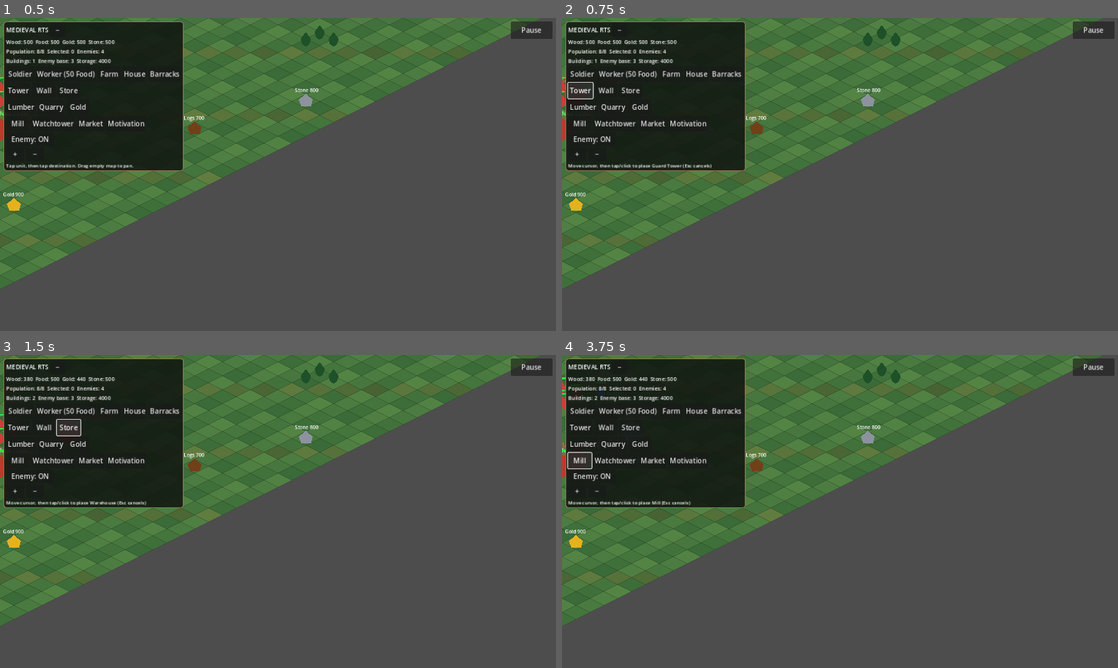
Above: before the commit, frames 1-4 (two rows, left to right).
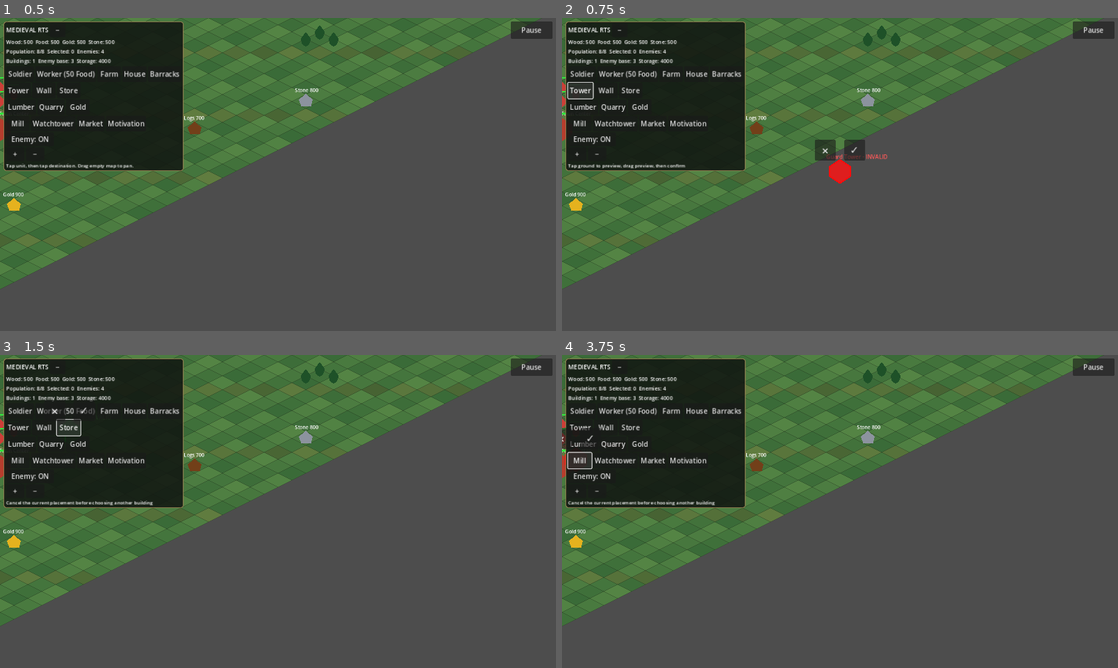
Above: after the commit, the same moments.

Repository: noub1234567-cmd/Medieval-RTS-Test
Game: Godot game, scene res://scenes/main.tscn
Same seed, same stepped clock (60 frames per second), same inputs: the game is played once before the commit and once after it.
Inputs:
- Up to frame 1 (0.5 s): no input
- Up to frame 2 (0.75 s): click "Tower" at 0.5 s
- Up to frame 3 (1.5 s): click "Store" at 1.25 s
- Up to frame 4 (3.75 s): click "Lumber" at 2 s; click "Gold" at 2.75 s; click "Mill" at 3.5 s

Frame 1 is identical in both runs. In frame 2, 1.0% of the frame differs, in the area x 0-59%, y 19-53%; in frame 3, 0.3%; in frame 4, 0.4%.

Commit message:
Implement touchscreen selection and confirmed building placement

Diff:
--- a/scripts/game.gd
+++ b/scripts/game.gd
@@ -22,6 +22,12 @@
 var touch_start_screen := Vector2.ZERO
 var touch_pan := false
 var touch_unit_start := false
+var touch_dragging_preview:=false
+var preview_initialized:=false
+var selected_frame:Node2D=null
+var preview_confirm_button:Button=null
+var preview_cancel_button:Button=null
+const TOUCH_DRAG_THRESHOLD:=15.0
 var hud_collapsed := false
 var market_panel:PanelContainer
 var market_sell_option:OptionButton
@@ -243,178 +249,144 @@
 	return (p-camera_offset)/zoom_level
 
 func _input(event:InputEvent) -> void:
-	# Treat the Motivation Center as a modal window: prevent the game map from
-	# processing clicks/touches while its controls are open.
-	if is_instance_valid(motivation_panel):
-		return
-	if market_window_open:
+	if is_instance_valid(motivation_panel) or market_window_open:return
+	if event is InputEventKey and event.pressed and event.keycode==KEY_ESCAPE:
+		cancel_build_placement()
 		return
 	if event is InputEventMouseButton:
 		if event.button_index==MOUSE_BUTTON_LEFT:
 			if event.pressed:
-				drag_start=screen_to_world(event.position)
-				drag_current=drag_start
+				touch_start_screen=event.position
+				touch_dragging_preview=placing_building and preview_initialized and is_point_on_preview(screen_to_world(event.position))
 				dragging=true
+				touch_unit_start=find_player_unit_at(screen_to_world(event.position))!=null
 			elif dragging:
-				finish_selection(screen_to_world(event.position))
+				var moved=event.position.distance_to(touch_start_screen)
+				if placing_building:
+					if not preview_initialized or (not touch_dragging_preview and moved<=TOUCH_DRAG_THRESHOLD):
+						placement_cursor_world=screen_to_world(event.position)
+						preview_initialized=true
+						update_building_ghost()
+					elif touch_dragging_preview and moved>TOUCH_DRAG_THRESHOLD:
+						placement_cursor_world=screen_to_world(event.position)
+						update_building_ghost()
+				elif moved<=TOUCH_DRAG_THRESHOLD:
+					touch_tap(screen_to_world(event.position))
+				elif not touch_unit_start:
+					finish_selection(screen_to_world(event.position))
 				dragging=false
+				touch_dragging_preview=false
+				get_node("SelectionOverlay").clear_rect()
 		elif event.button_index==MOUSE_BUTTON_RIGHT and event.pressed:
-			if placing_building: place_building(screen_to_world(event.position))
-			else: attack_or_move(screen_to_world(event.position))
+			if placing_building:cancel_build_placement()
+			else:attack_or_move(screen_to_world(event.position))
 		elif event.button_index==MOUSE_BUTTON_WHEEL_UP:
-			zoom_level=min(zoom_level*1.12,2.2)
-			update_view()
+			zoom_level=min(zoom_level*1.12,2.2);update_view()
 		elif event.button_index==MOUSE_BUTTON_WHEEL_DOWN:
-			zoom_level=max(zoom_level/1.12,0.35)
-			update_view()
-	elif event is InputEventKey and event.pressed and event.keycode==KEY_ESCAPE:
-		placing_building=false
-		if is_instance_valid(building_ghost): building_ghost.queue_free(); building_ghost=null
-		if is_instance_valid(help_label): help_label.text="Placement cancelled"
-	elif event is InputEventMouseMotion:
-		if placing_building:
-			placement_cursor_world=screen_to_world(event.position)
-			update_building_ghost()
-		if dragging:
-			drag_current=screen_to_world(event.position)
-			overlay_update()
+			zoom_level=max(zoom_level/1.12,0.35);update_view()
+	elif event is InputEventMouseMotion and dragging:
+		if placing_building and touch_dragging_preview:
+			placement_cursor_world=screen_to_world(event.position);update_building_ghost()
+		elif not placing_building and event.position.distance_to(touch_start_screen)>TOUCH_DRAG_THRESHOLD and not touch_unit_start:
+			drag_current=screen_to_world(event.position);overlay_update()
 	elif event is InputEventScreenTouch:
 		if event.pressed:
-			if event.position.x<520.0 and event.position.y<280.0:
-				dragging=false
-				return
+			if event.position.x<520.0 and event.position.y<280.0:return
 			touch_start_screen=event.position
-			placement_cursor_world=screen_to_world(event.position)
-			if placing_building: update_building_ghost()
-			drag_start=screen_to_world(event.position)
-			drag_current=drag_start
-			touch_unit_start=find_player_unit_at(drag_start)!=null
-			touch_pan=false
+			touch_unit_start=find_player_unit_at(screen_to_world(event.position))!=null
+			touch_dragging_preview=placing_building and preview_initialized and is_point_on_preview(screen_to_world(event.position))
 			dragging=true
-		else:
-			if dragging:
-				var moved=event.position.distance_to(touch_start_screen)
-				if touch_pan and moved>20.0:
-					pass
-				elif placing_building:
-					place_building(screen_to_world(event.position))
-				elif moved>20.0 and touch_unit_start:
-					finish_selection(screen_to_world(event.position))
-				else:
-					touch_tap(screen_to_world(event.position))
-				dragging=false
-				get_node("SelectionOverlay").clear_rect()
-				update_status()
-			dragging=false
+		elif dragging:
+			var moved=event.position.distance_to(touch_start_screen)
+			if placing_building:
+				if not preview_initialized or (not touch_dragging_preview and moved<=TOUCH_DRAG_THRESHOLD):
+					placement_cursor_world=screen_to_world(event.position);preview_initialized=true;update_building_ghost()
+				elif touch_dragging_preview and moved>TOUCH_DRAG_THRESHOLD:
+					placement_cursor_world=screen_to_world(event.position);update_building_ghost()
+			elif moved<=TOUCH_DRAG_THRESHOLD:
+				touch_tap(screen_to_world(event.position))
+			dragging=false;touch_dragging_preview=false
+			get_node("SelectionOverlay").clear_rect();update_status()
 	elif event is InputEventScreenDrag and dragging:
-		placement_cursor_world=screen_to_world(event.position)
-		if placing_building: update_building_ghost()
-		if not touch_unit_start and not placing_building:
-			touch_pan=true
-			camera_offset+=event.relative
-			update_view()
-		else:
-			drag_current=screen_to_world(event.position)
-			overlay_update()
+		var moved=event.position.distance_to(touch_start_screen)
+		if placing_building and touch_dragging_preview:
+			placement_cursor_world=screen_to_world(event.position);update_building_ghost()
+		elif not placing_building and moved>TOUCH_DRAG_THRESHOLD and not touch_unit_start:
+			camera_offset+=event.relative;touch_pan=true;update_view()
 
 func find_player_unit_at(pos:Vector2)->Node2D:
-	var nearest:Node2D=null
-	var best=48.0
 	for unit in units:
-		if is_instance_valid(unit) and unit.team==0:
-			var d=unit.position.distance_to(pos)
-			if d<best:
-				best=d
-				nearest=unit
-	return nearest
+		if is_instance_valid(unit) and unit.team==0 and unit.health>0 and not unit.sheltered:
+			if Rect2(unit.position-Vector2(11,15),Vector2(22,30)).has_point(pos):return unit
+	return null
 
 func find_town_center_at(pos:Vector2)->Node2D:
-	for building in buildings:
-		if is_instance_valid(building) and building.team==0 and building.building_type=="Town Center" and building.health>0 and pos.distance_to(building.position)<90.0:
-			return building
+	for b in buildings:
+		if is_instance_valid(b) and b.team==0 and b.building_type=="Town Center" and b.health>0 and Rect2(b.position-Vector2(36,42),Vector2(72,84)).has_point(pos):return b
 	return null
 
 func find_player_building_at(pos:Vector2)->Node2D:
-	var nearest:Node2D=null
-	var best_distance:=58.0
-	for building in buildings:
-		if is_instance_valid(building) and building.team==0 and building.building_type!="Town Center" and building.health>0 and building.is_complete:
-			var distance=building.position.distance_to(pos)
-			if distance<best_distance:
-				best_distance=distance
-				nearest=building
-	return nearest
+	for b in buildings:
+		if is_instance_valid(b) and b.team==0 and b.building_type!="Town Center" and b.health>0 and b.is_complete and Rect2(b.position-Vector2(26,30),Vector2(52,60)).has_point(pos):return b
+	return null
+
+func find_resource_node_at(pos:Vector2)->Node2D:
+	for node in resource_nodes:
+		if is_instance_valid(node) and node.amount>0 and Rect2(node.position-Vector2(19,17),Vector2(38,34)).has_point(pos):return node
+	return null
 
 func touch_tap(pos:Vector2)->void:
 	if placing_building:
-		place_building(pos)
-		return
-	# Manually selected workers can be reassigned to an upgrade in progress.
+		if not preview_initialized:
+			placement_cursor_world=pos;preview_initialized=true;update_building_ghost()
+		return
+	var resource_hit=find_resource_node_at(pos)
+	if resource_hit!=null and not selected.is_empty():
+		for worker in selected:
+			if is_instance_valid(worker) and worker.team==0:worker.harvest_target(resource_hit)
+		help_label.text="Workers assigned to gather %s" % resource_hit.resource_type
+		return
 	var upgrading_target=find_upgrading_building_at(pos)
 	if upgrading_target!=null and not selected.is_empty():
-		assign_selected_workers_to_upgrade(upgrading_target)
-		return
-	# When workers are selected, resolve construction-site hits first and
-	# issue the build order before any building-selection or movement logic.
+		assign_selected_workers_to_upgrade(upgrading_target);return
 	var site=find_unfinished_building_at(pos)
 	if site!=null and not selected.is_empty():
 		var assigned:=false
 		for worker in selected:
-			if is_instance_valid(worker) and worker.team==0:
-				worker.build_target(site)
-				assigned=true
-		if assigned:
-			help_label.text="Builders reassigned to construction!"
-			return
+			if is_instance_valid(worker) and worker.team==0:worker.build_target(site);assigned=true
+		if assigned:help_label.text="Builders reassigned to construction!";return
 	if site!=null:
-		clear_selection()
-		selected_building=site
+		clear_selection();selected_building=site;create_selection_frame(site,Vector2(52,60))
 		if is_instance_valid(cancel_build_button):cancel_build_button.visible=true
 		if is_instance_valid(demolish_building_button):demolish_building_button.visible=false
-		help_label.text="Construction selected — cancel to recover 60% of cost"
-		return
-	var town_center=find_town_center_at(pos)
-	if town_center!=null:
-		clear_selection()
-		selected_building=town_center
-		if is_instance_valid(upgrade_town_center_button): upgrade_town_center_button.visible=true
-		if is_instance_valid(demolish_building_button): demolish_building_button.visible=false
+		help_label.text="Construction selected — cancel to recover 60% of cost";return
+	var tc=find_town_center_at(pos)
+	if tc!=null:
+		clear_selection();selected_building=tc;create_selection_frame(tc,Vector2(72,84))
+		if is_instance_valid(upgrade_town_center_button):upgrade_town_center_button.visible=true
+		if is_instance_valid(demolish_building_button):demolish_building_button.visible=false
 		if is_instance_valid(recall_workers_button):
-			recall_workers_button.visible=true
-			recall_workers_button.text="Release Workers" if workers_recalled else "Recall Workers"
-		help_label.text="Town Center selected — upgrade to Level 2"
-		return
+			recall_workers_button.visible=true;recall_workers_button.text="Release Workers" if workers_recalled else "Recall Workers"
+		help_label.text="Town Center selected — upgrade to Level 2";return
 	var structure=find_player_building_at(pos)
 	if structure!=null:
+		clear_selection();selected_building=structure;create_selection_frame(structure,Vector2(52,60))
 		if structure.building_type=="Market":
-			clear_selection()
-			selected_building=structure
-			open_market_window()
-			return
+			open_market_window();return
 		if structure.building_type=="Motivation Center":
-			clear_selection()
-			selected_building=structure
 			if is_instance_valid(demolish_building_button):demolish_building_button.visible=true
 			if is_instance_valid(upgrade_building_button):upgrade_building_button.visible=(structure.is_complete and not structure.is_upgrading and structure.building_upgrade_level<2 and find_town_center_level()>=2)
-			open_motivation_center_window()
-			return
-		clear_selection()
-		selected_building=structure
+			open_motivation_center_window();return
 		if is_instance_valid(cancel_build_button):cancel_build_button.visible=false
 		if is_instance_valid(demolish_building_button):demolish_building_button.visible=true
 		if is_instance_valid(upgrade_building_button):upgrade_building_button.visible=(structure.is_complete and not structure.is_upgrading and structure.building_upgrade_level<2 and find_town_center_level()>=2)
 		if structure.building_type in ["Guard Tower","Watchtower"]:structure.set_range_visible(true)
-		help_label.text="Building selected — demolish or upgrade (Town Center Level 2 unlocks upgrades)"
-		return
+		help_label.text="Building selected — demolish or upgrade (Town Center Level 2 unlocks upgrades)";return
 	var unit=find_player_unit_at(pos)
 	if unit!=null:
-		clear_selection()
-		add_selection(unit)
-		return
-	if not selected.is_empty():
-		attack_or_move(pos)
-	else:
-		clear_selection()
+		clear_selection();add_selection(unit);return
+	if not selected.is_empty():attack_or_move(pos)
+	else:clear_selection()
 
 func overlay_update() -> void:
 	var overlay:Node = get_node("SelectionOverlay")
@@ -422,19 +394,15 @@
 
 func finish_selection(end_pos:Vector2) -> void:
 	if placing_building:
-		place_building(end_pos)
-		get_node("SelectionOverlay").clear_rect()
-		return
-	var box := Rect2(drag_start,end_pos-drag_start).abs()
+		get_node("SelectionOverlay").clear_rect();return
+	var box=Rect2(drag_start,end_pos-drag_start).abs()
 	if box.size.length()<14.0:
 		touch_tap(end_pos)
 	else:
 		clear_selection()
 		for u in units:
-			if u.team==0 and box.has_point(u.position):
-				add_selection(u)
-	get_node("SelectionOverlay").clear_rect()
-	update_status()
+			if is_instance_valid(u) and u.team==0 and not u.sheltered and box.has_point(u.position):add_selection(u)
+	get_node("SelectionOverlay").clear_rect();update_status()
 
 func toggle_recall_workers()->void:
 	var tc:=selected_building
@@ -540,6 +508,7 @@
 
 func clear_selection() -> void:
 	close_motivation_center_window()
+	clear_selection_frame()
 	for u in selected:
 		u.set_selected(false)
 	selected.clear()
@@ -551,6 +520,21 @@
 	if is_instance_valid(upgrade_town_center_button):upgrade_town_center_button.visible=false
 	if is_instance_valid(upgrade_building_button):upgrade_building_button.visible=false
 	if is_instance_valid(recall_workers_button):recall_workers_button.visible=false
+
+func clear_selection_frame()->void:
+	if is_instance_valid(selected_frame):selected_frame.queue_free()
+	selected_frame=null
+
+func create_selection_frame(target:Node2D,frame_size:Vector2)->void:
+	clear_selection_frame()
+	var frame:=Line2D.new()
+	frame.width=2.2
+	frame.default_color=Color(1.0,0.88,0.25,1.0)
+	frame.points=PackedVector2Array([Vector2(-frame_size.x/2,-frame_size.y/2),Vector2(frame_size.x/2,-frame_size.y/2),Vector2(frame_size.x/2,frame_size.y/2),Vector2(-frame_size.x/2,frame_size.y/2),Vector2(-frame_size.x/2,-frame_size.y/2)])
+	frame.position=target.position;frame.z_index=15;add_child(frame);selected_frame=frame
+
+func is_point_on_preview(pos:Vector2)->bool:
+	return is_instance_valid(building_ghost) and Rect2(building_ghost.position-Vector2(26,30),Vector2(52,60)).has_point(pos)
 
 func add_selection(u:Node2D) -> void:
 	if not selected.has(u):
@@ -886,51 +870,28 @@
 	return count
 
 func begin_placement(building_name:String) -> void:
+	if placing_building:
+		help_label.text="Cancel the current placement before choosing another building";return
 	if building_name=="Motivation Center":
 		for existing in buildings:
 			if is_instance_valid(existing) and existing.health>0 and existing.building_type=="Motivation Center":
-				help_label.text="Only one Motivation Center can be built"
-				return
-	# Do not create a placement preview when the player cannot afford the building.
-	if not building_cost.has(building_name):
-		help_label.text="Unknown building type"
-		return
+				help_label.text="Only one Motivation Center can be built";return
+	if not building_cost.has(building_name):help_label.text="Unknown building type";return
 	for key in building_cost[building_name]:
 		if resources.get(key,0)<building_cost[building_name][key]:
-			placing_building=false
-			pending_building=""
-			if is_instance_valid(building_ghost):
-				building_ghost.queue_free()
-				building_ghost=null
-			placement_cursor_valid=false
-			help_label.text="Not enough resources to build %s" % building_name
-			return
-	placing_building=true
-	pending_building=building_name
+			help_label.text="Not enough resources to build %s" % building_name;return
+	placing_building=true;pending_building=building_name;preview_initialized=false
 	if not is_instance_valid(building_ghost):
-		building_ghost=Node2D.new()
-		building_ghost.name="BuildingPlacementGhost"
-		building_ghost.z_index=20
+		building_ghost=Node2D.new();building_ghost.name="BuildingPlacementGhost";building_ghost.z_index=20
 		var shape:=Polygon2D.new()
-		shape.name="GhostShape"
-		shape.polygon=PackedVector2Array([Vector2(0,-26),Vector2(24,-10),Vector2(24,12),Vector2(0,28),Vector2(-24,12),Vector2(-24,-10)])
-		shape.color=Color(0.2,1.0,0.25,0.78)
-		building_ghost.add_child(shape)
+		shape.name="GhostShape";shape.polygon=PackedVector2Array([Vector2(0,-26),Vector2(24,-10),Vector2(24,12),Vector2(0,28),Vector2(-24,12),Vector2(-24,-10)])
+		shape.color=Color(0.2,1.0,0.25,0.78);building_ghost.add_child(shape)
 		var outline:=Line2D.new()
-		outline.name="GhostOutline"
-		outline.points=PackedVector2Array([Vector2(0,-26),Vector2(24,-10),Vector2(24,12),Vector2(0,28),Vector2(-24,12),Vector2(-24,-10),Vector2(0,-26)])
-		outline.width=3.0
-		outline.default_color=Color(0.15,1.0,0.2,1.0)
-		building_ghost.add_child(outline)
-		var label:=Label.new()
-		label.name="GhostLabel"
-		label.position=Vector2(-32,-42)
-		label.scale=Vector2(0.8,0.8)
-		building_ghost.add_child(label)
-		add_child(building_ghost)
-	placement_cursor_world=screen_to_world(get_viewport().get_mouse_position())
-	update_building_ghost()
-	help_label.text="Move cursor, then tap/click to place %s (Esc cancels)" % building_name
+		outline.name="GhostOutline";outline.points=PackedVector2Array([Vector2(0,-26),Vector2(24,-10),Vector2(24,12),Vector2(0,28),Vector2(-24,12),Vector2(-24,-10),Vector2(0,-26)])
+		outline.width=3.0;outline.default_color=Color(0.15,1.0,0.2,1.0);building_ghost.add_child(outline)
+		var label:=Label.new();label.name="GhostLabel";label.position=Vector2(-32,-42);label.scale=Vector2(0.8,0.8);building_ghost.add_child(label);add_child(building_ghost)
+	placement_cursor_world=screen_to_world(get_viewport_rect().size/2);update_building_ghost()
+	create_placement_buttons();help_label.text="Tap ground to preview, drag preview, then confirm"
 
 func get_placement_position(pos:Vector2)->Vector2:
 	return grid_to_screen(world_to_grid(pos))
@@ -964,18 +925,45 @@
 		if resources.get(key,0)<building_cost[pending_building][key]:return false
 	return true
 
+func create_placement_buttons()->void:
+	if is_instance_valid(preview_confirm_button):preview_confirm_button.queue_free()
+	if is_instance_valid(preview_cancel_button):preview_cancel_button.queue_free()
+	preview_cancel_button=Button.new();preview_cancel_button.text="×";preview_cancel_button.custom_minimum_size=Vector2(48,48);preview_cancel_button.size=Vector2(48,48);preview_cancel_button.z_index=120;preview_cancel_button.add_theme_font_size_override("font_size",28);preview_cancel_button.pressed.connect(cancel_build_placement);hud.add_child(preview_cancel_button)
+	preview_confirm_button=Button.new();preview_confirm_button.text="✓";preview_confirm_button.custom_minimum_size=Vector2(48,48);preview_confirm_button.size=Vector2(48,48);preview_confirm_button.z_index=120;preview_confirm_button.add_theme_font_size_override("font_size",24);preview_confirm_button.pressed.connect(confirm_build_placement);hud.add_child(preview_confirm_button)
+	position_placement_buttons()
+
+func position_placement_buttons()->void:
+	if not placing_building or not is_instance_valid(building_ghost):return
+	var screen_pos=camera_offset+building_ghost.position*zoom_level
+	if is_instance_valid(preview_cancel_button):preview_cancel_button.position=screen_pos+Vector2(-58,-72)
+	if is_instance_valid(preview_confirm_button):preview_confirm_button.position=screen_pos+Vector2(10,-72)
+
+func confirm_build_placement()->void:
+	if not placing_building or not preview_initialized:return
+	if not placement_cursor_valid:help_label.text="Invalid placement: move the red preview";return
+	place_building(placement_cursor_world)
+
+func cancel_build_placement()->void:
+	if not placing_building:return
+	placing_building=false;pending_building="";preview_initialized=false;placement_cursor_valid=false
+	if is_instance_valid(building_ghost):building_ghost.queue_free()
+	building_ghost=null
+	if is_instance_valid(preview_confirm_button):preview_confirm_button.queue_free()
+	if is_instance_valid(preview_cancel_button):preview_cancel_button.queue_free()
+	preview_confirm_button=null;preview_cancel_button=null;help_label.text="Building placement cancelled"
+
 func update_building_ghost()->void:
 	if not placing_building or not is_instance_valid(building_ghost):return
 	var snapped=get_placement_position(placement_cursor_world)
-	building_ghost.position=snapped
-	placement_cursor_valid=is_building_placement_valid(snapped)
+	building_ghost.position=snapped;placement_cursor_valid=is_building_placement_valid(snapped)
 	var shape=building_ghost.get_node("GhostShape") as Polygon2D
 	shape.color=Color(0.1,1.0,0.15,0.82) if placement_cursor_valid else Color(1.0,0.08,0.08,0.82)
 	var outline=building_ghost.get_node("GhostOutline") as Line2D
 	outline.default_color=Color(0.05,0.9,0.1,1.0) if placement_cursor_valid else Color(1.0,0.05,0.05,1.0)
 	var label=building_ghost.get_node("GhostLabel") as Label
-	label.text=pending_building + (" - VALID" if placement_cursor_valid else " - INVALID")
+	label.text=pending_building+(" - VALID" if placement_cursor_valid else " - INVALID")
 	label.modulate=Color(0.5,1.0,0.5) if placement_cursor_valid else Color(1.0,0.35,0.35)
+	position_placement_buttons()
 
 func is_position_inside_map(pos:Vector2)->bool:
 	var cell=world_to_grid(pos)
@@ -1019,22 +1007,19 @@
 	buildings.append(structure)
 	construction_sites.append(structure)
 	assign_builder_to_site(structure)
-	placing_building=false
-	if is_instance_valid(building_ghost): building_ghost.queue_free(); building_ghost=null
+	placing_building=false;preview_initialized=false
+	if is_instance_valid(building_ghost):building_ghost.queue_free();building_ghost=null
+	if is_instance_valid(preview_confirm_button):preview_confirm_button.queue_free()
+	if is_instance_valid(preview_cancel_button):preview_cancel_button.queue_free()
+	preview_confirm_button=null;preview_cancel_button=null
 	help_label.text="Tap units then tap destination. Drag to pan."
 	update_status()
 
 
 func find_upgrading_building_at(pos:Vector2)->Node2D:
-	var nearest:Node2D=null
-	var best_distance:=110.0
 	for structure in buildings:
-		if is_instance_valid(structure) and structure.team==0 and structure.is_upgrading:
-			var distance=structure.position.distance_to(pos)
-			if distance<best_distance:
-				best_distance=distance
-				nearest=structure
-	return nearest
+		if is_instance_valid(structure) and structure.team==0 and structure.is_upgrading and Rect2(structure.position-Vector2(26,30),Vector2(52,60)).has_point(pos):return structure
+	return null
 
 func assign_selected_workers_to_upgrade(structure:Node2D)->void:
 	if not is_instance_valid(structure) or not structure.is_upgrading:return
@@ -1056,17 +1041,9 @@
 		help_label.text="No new workers assigned — %d/8 workers" % structure.get_upgrade_worker_count()
 
 func find_unfinished_building_at(pos:Vector2)->Node2D:
-	var nearest:Node2D=null
-	# Larger hit radius for unfinished sites, whose labels and progress bars
-	# can make their visible footprint larger than their center.
-	var best_distance:=110.0
 	for site in construction_sites:
-		if is_instance_valid(site) and site.team==0 and not site.is_complete:
-			var distance=site.position.distance_to(pos)
-			if distance<best_distance:
-				best_distance=distance
-				nearest=site
-	return nearest
+		if is_instance_valid(site) and site.team==0 and not site.is_complete and Rect2(site.position-Vector2(26,30),Vector2(52,60)).has_point(pos):return site
+	return null
 
 func cancel_selected_construction()->void:
 	var site=selected_building
@@ -1302,6 +1279,7 @@
 		status_label.text="Wood: %d  Food: %d  Gold: %d  Stone: %d\nPopulation: %d/%d  Selected: %d  Enemies: %d\nBuildings:  …(210 unchanged characters)…
 
 func _process(delta:float) -> void:
+	if placing_building and is_instance_valid(building_ghost):update_building_ghost()
 	if worker_training_remaining>0.0:
 		worker_training_remaining=max(0.0,worker_training_remaining-delta)
 		if is_instance_valid(recruit_worker_button):
